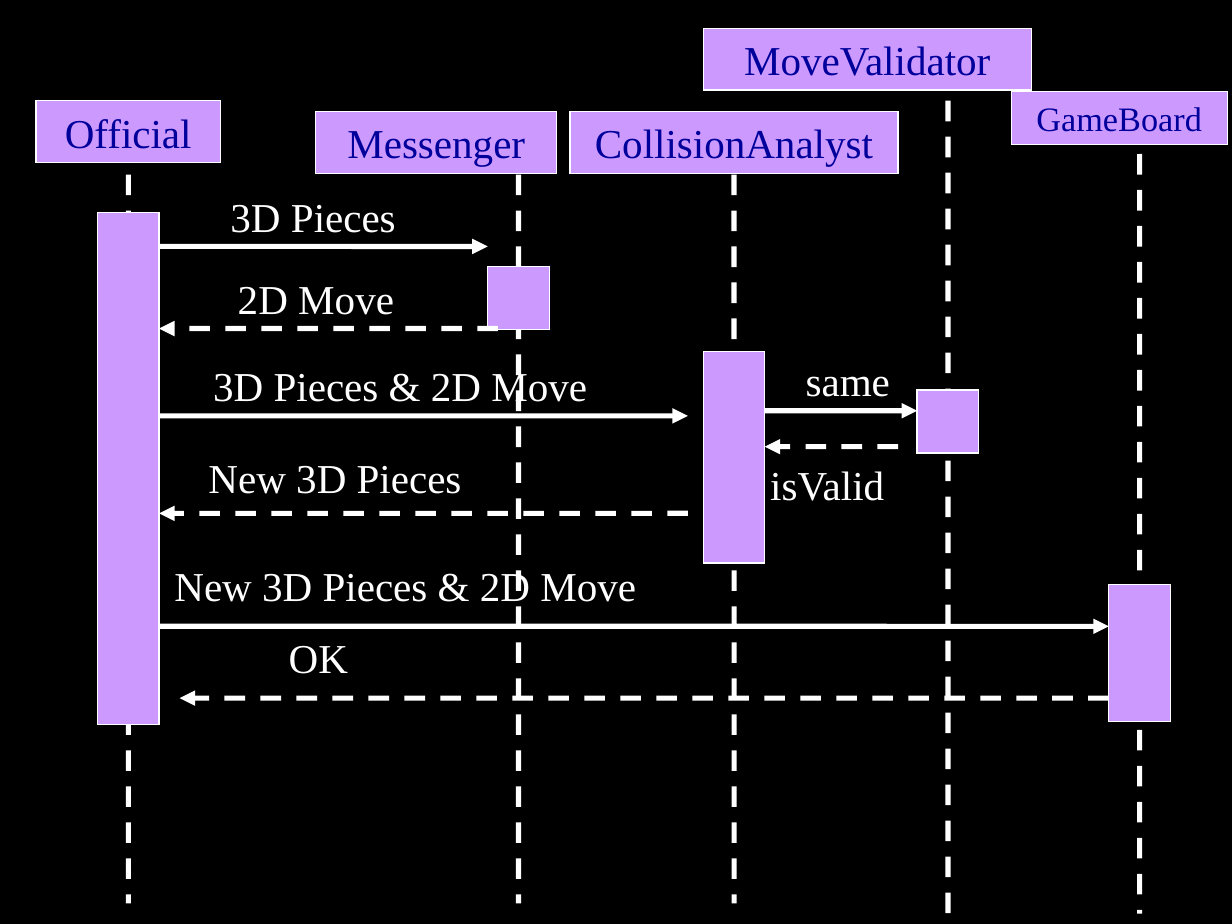
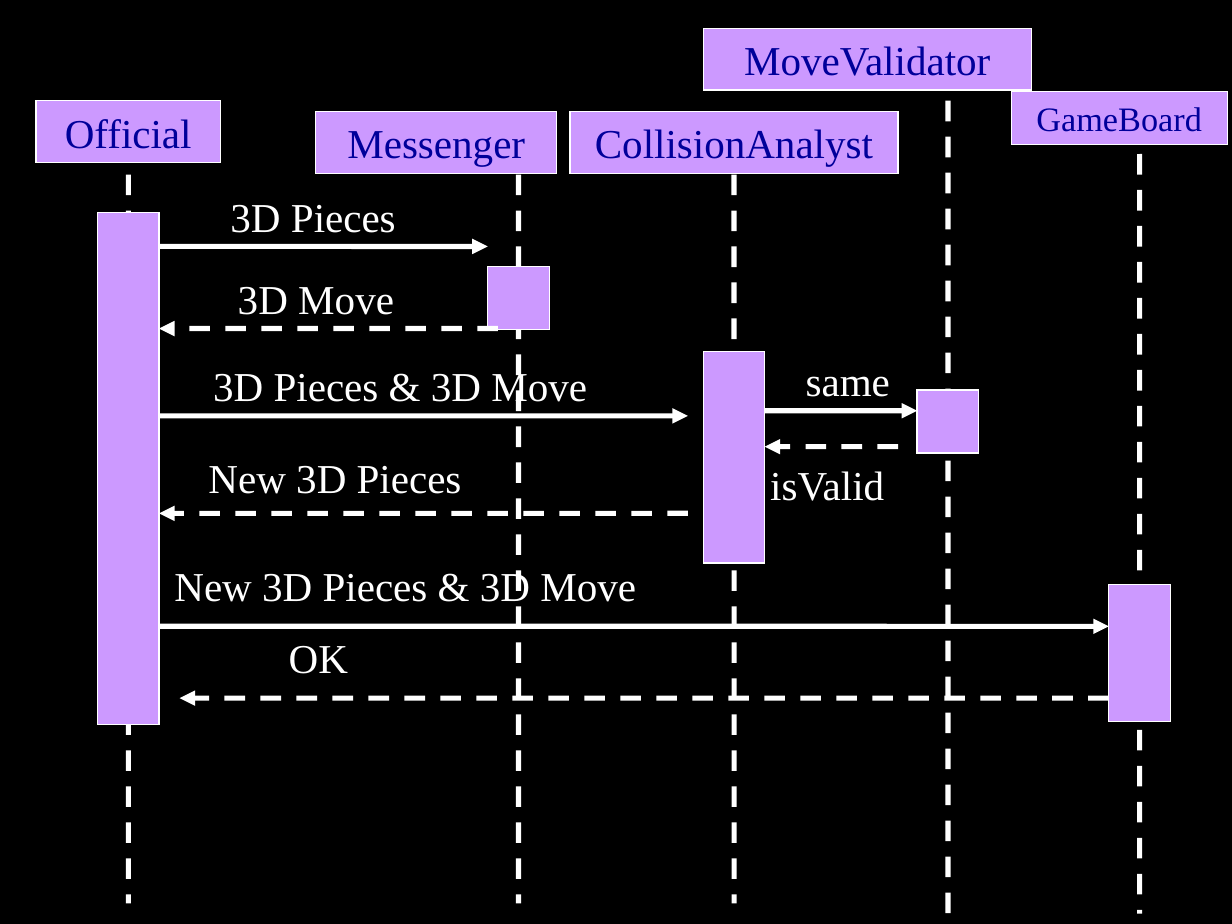
Before and after one commit to vipulkohli/JHalma, a slide deck: slide 5 of DeliverableFinal/Diagrams2.ppt. Drawn at 1232x924 pixels with LibreOffice and Linux fonts; fonts in the diff are those of the drawing. Boxes give left, top, right and bottom in pixels: in the first picture for what was removed or moved away, otherwise in the second. Text is boxed around its words. In the diff, an @@ line names an element or a change of style, - is before the commit and + after.

```diff
--- a/DeliverableFinal/Diagrams2.ppt
+++ b/DeliverableFinal/Diagrams2.ppt
@@ text at bbox=[238, 286, 394, 315]: text changed @@
-2D Move
+3D Move
@@ text at bbox=[213, 369, 587, 409]: text changed @@
-3D Pieces & 2D Move
+3D Pieces & 3D Move
@@ text at bbox=[174, 570, 636, 609]: text changed @@
-New 3D Pieces & 2D Move
+New 3D Pieces & 3D Move
```
Also in this commit, not shown: 1 other slide changed, 1 other file.
